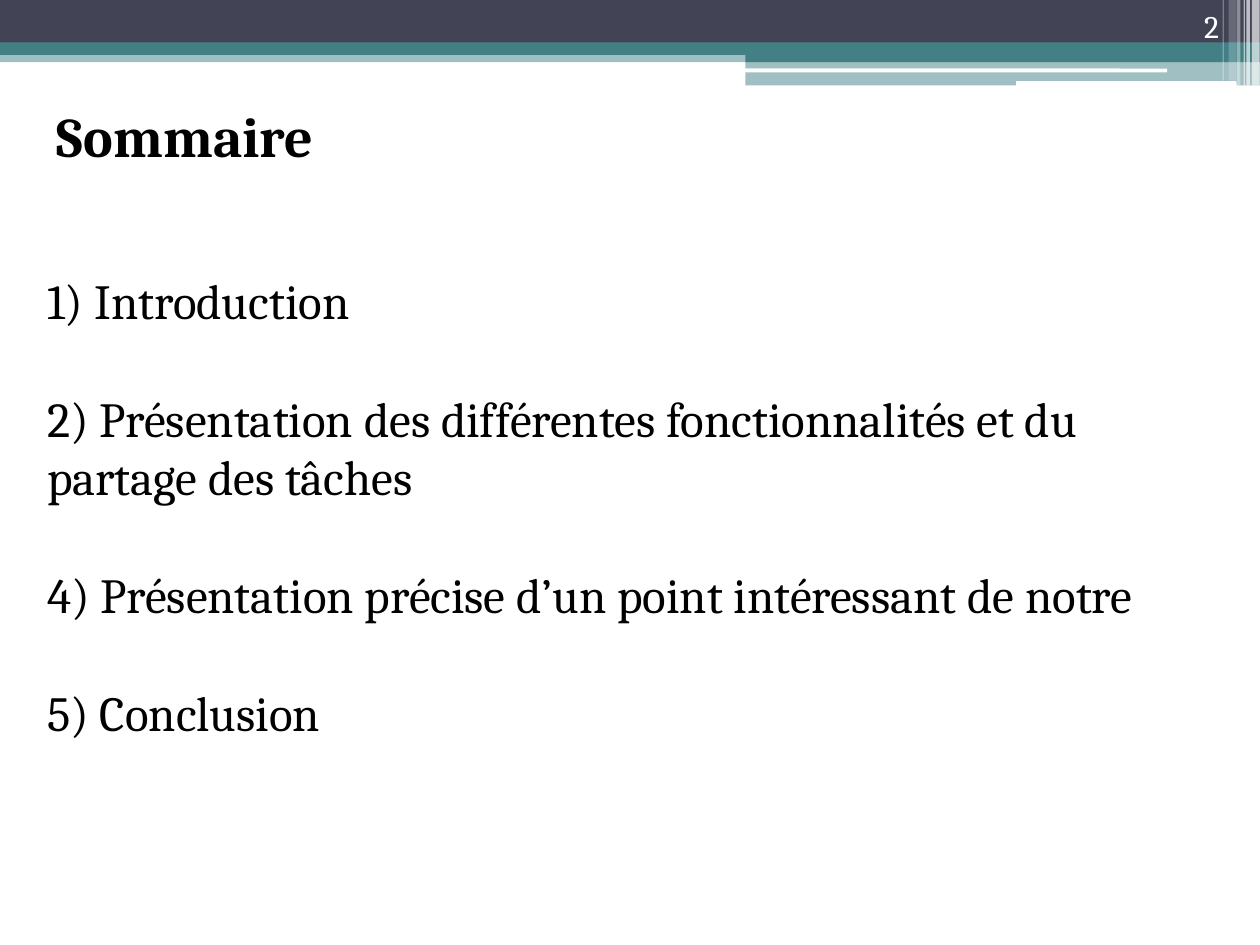
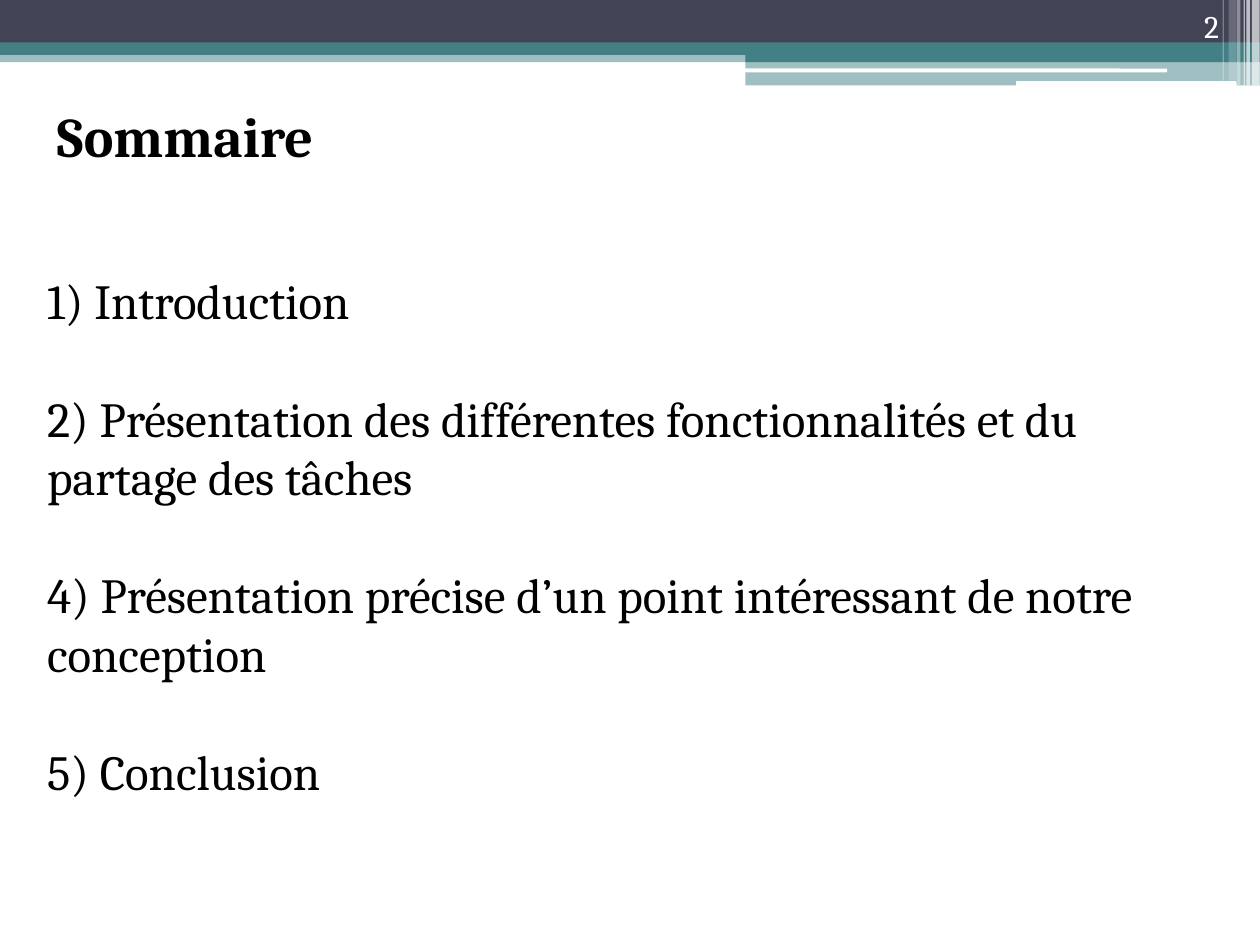
Before and after one commit to nlamblin/zeldiablo, a slide deck: slide 2 of Document/Projet Zeldiablo final.pptx. Drawn at 1260x945 pixels with LibreOffice and Linux fonts; fonts in the diff are those of the drawing. Boxes give left, top, right and bottom in pixels: in the first picture for what was removed or moved away, otherwise in the second. Text is boxed around its words. In the diff, an @@ line names an element or a change of style, - is before the commit and + after.

Commit message:
fini

```diff
--- a/Document/Projet Zeldiablo final.pptx
+++ b/Document/Projet Zeldiablo final.pptx
@@ text at (47,578,1132,683): text changed @@
-4) Présentation précise d’un point intéressant de notre
+4) Présentation précise d’un point intéressant de notre conception
```
